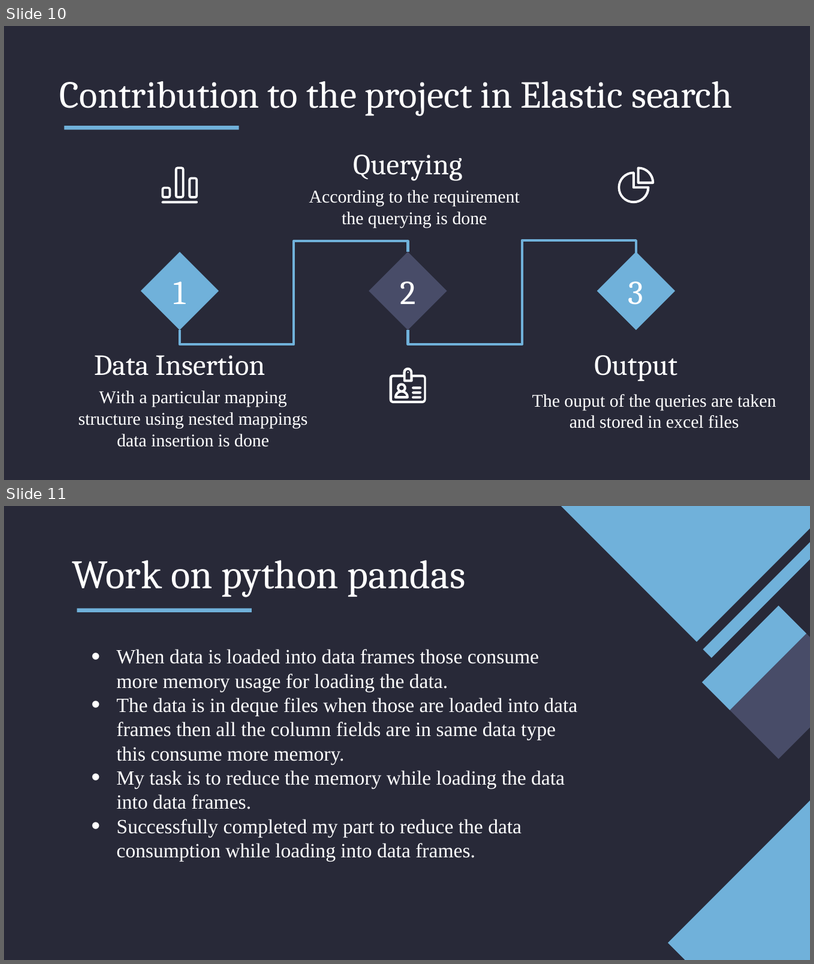
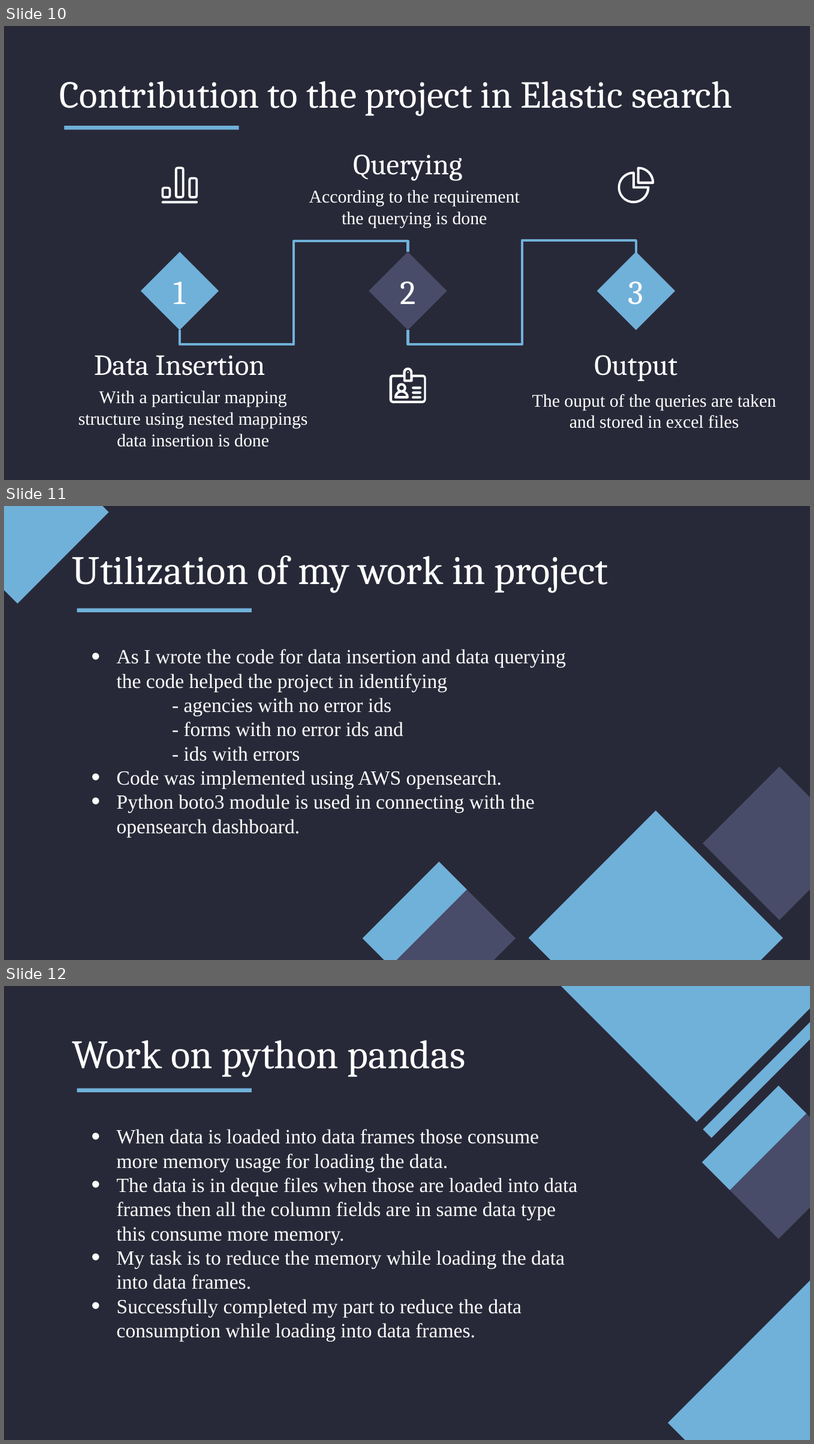
Before and after one commit to mehar-srinivas-chowdari/git-learning, a slide deck: presentation_to_seniors.pptx. Shown one above the other, each under a label of ours: slides 10 and 11 before the commit, slides 10, 11 and 12 after it. The pictures are 814x964 and 814x1444 pixels, drawn with LibreOffice and Linux fonts; fonts in the diff are those of the drawing. Boxes give left, top, right and bottom in pixels: in the first picture for what was removed or moved away, otherwise in the second. Text is boxed around its words. In the diff, an @@ line names an element or a change of style, - is before the commit and + after.

```diff
--- a/presentation_to_seniors.pptx
+++ b/presentation_to_seniors.pptx
@@ slide 11 added at [4,506,810,960], background #282938 @@
@@ rectangle added at [4,506,109,604], fill #70B1DA @@
@@ text added at [72,546,609,592], 36 pt, text #FFFFFF @@
+Utilization of my work in project
@@ rectangle added at [77,609,252,612], fill #70B1DA @@
@@ text added at [117,649,566,837], 18 pt, text #FFFFFF @@
+• As I wrote the code for data insertion and data querying the code helped the project in identifying
+        - agencies with no error ids
+        - forms with no error ids and
+        - ids with errors
+        • Code was implemented using AWS opensearch.
+        • Python boto3 module is used in connecting with the opensearch dashboard.
@@ rectangle added at [704,766,810,919], fill #484C68 @@
@@ rectangle added at [529,811,783,960], fill #70B1DA @@
@@ rectangle added at [363,861,467,960], fill #70B1DA @@
@@ rectangle added at [386,885,516,960], fill #484C68 @@
@@ what was slide 11 is now slide 12 @@
```
Also in this commit, not shown: 3 other slides added, 2 slides removed.
